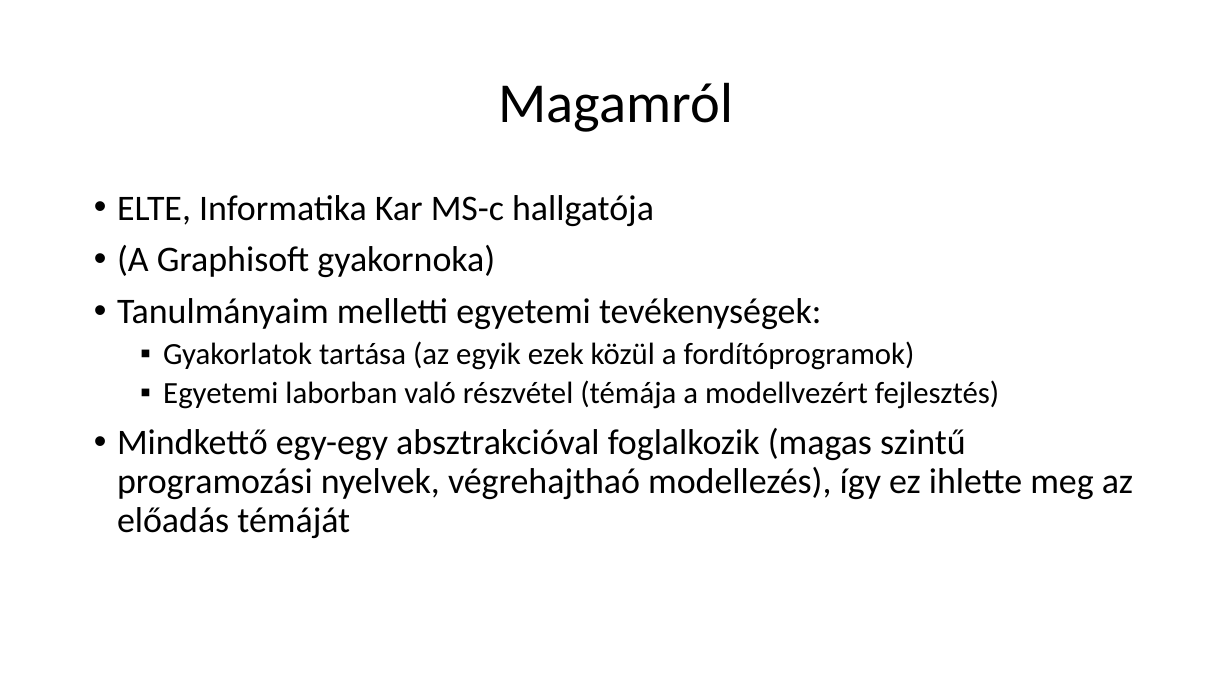
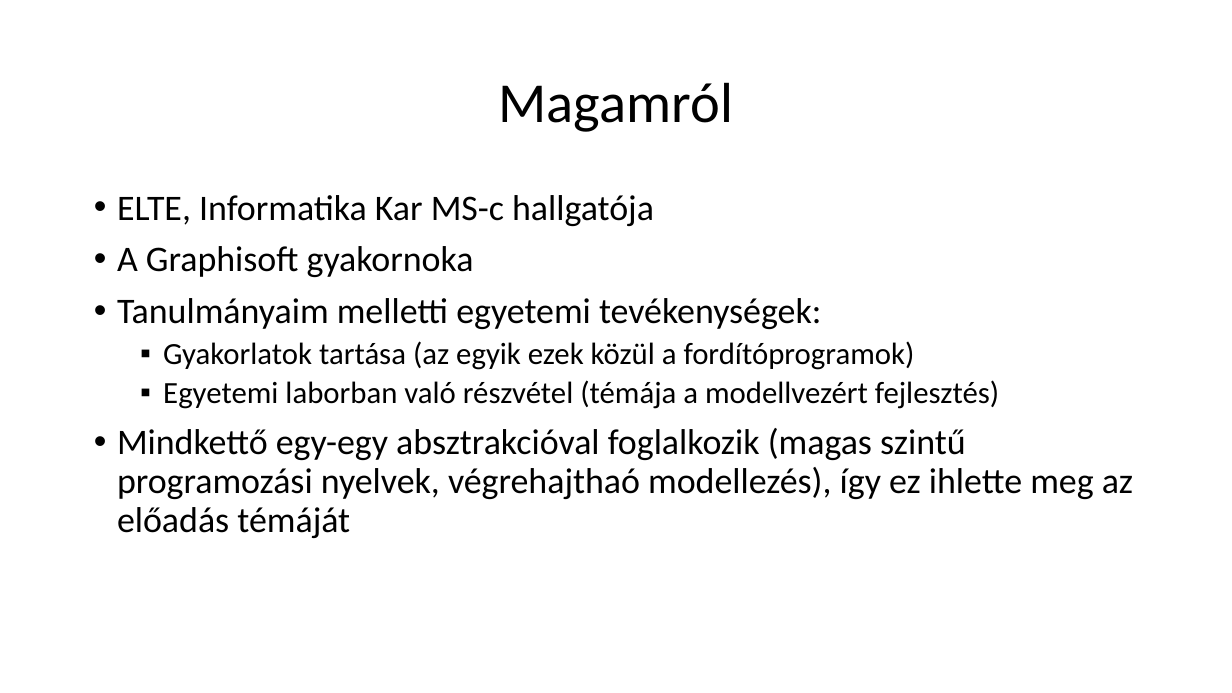
Before and after one commit to nagyandras95/Egyetem, a slide deck: slide 2 of efop/03/Absztakciós szintek a programozásban.pptx. Drawn at 1232x693 pixels with LibreOffice and Linux fonts; fonts in the diff are those of the drawing. Boxes give left, top, right and bottom in pixels: in the first picture for what was removed or moved away, otherwise in the second. Text is boxed around its words. In the diff, an @@ line names an element or a change of style, - is before the commit and + after.

```diff
--- a/efop/03/Absztakciós szintek a programozásban.pptx
+++ b/efop/03/Absztakciós szintek a programozásban.pptx
@@ text at <box>117,246,474,277</box>: text changed @@
-• (A Graphisoft gyakornoka)
+• A Graphisoft gyakornoka
```
Also in this commit, not shown: 5 other slides changed, 2 slides added, 1 slide removed, 3 other files.
